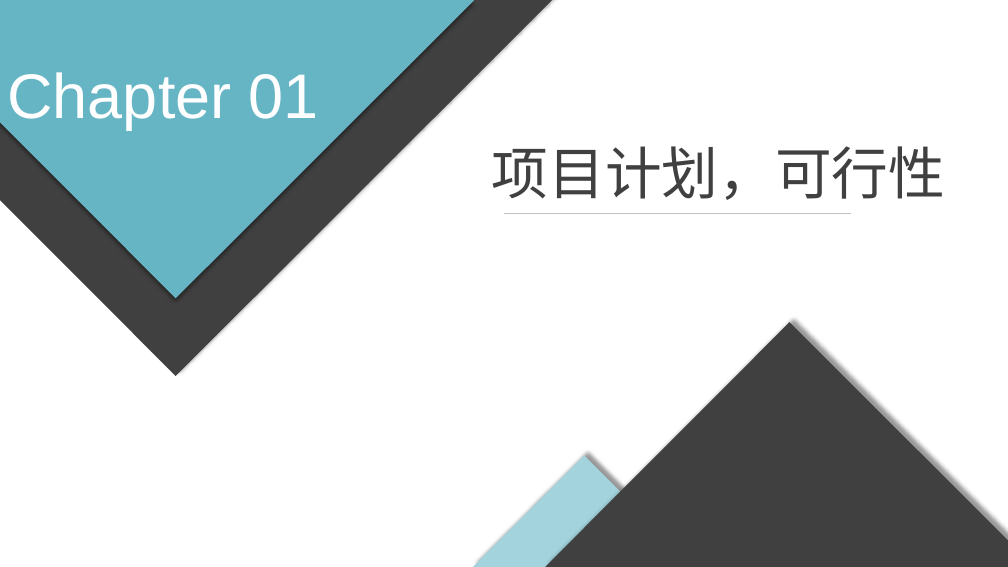
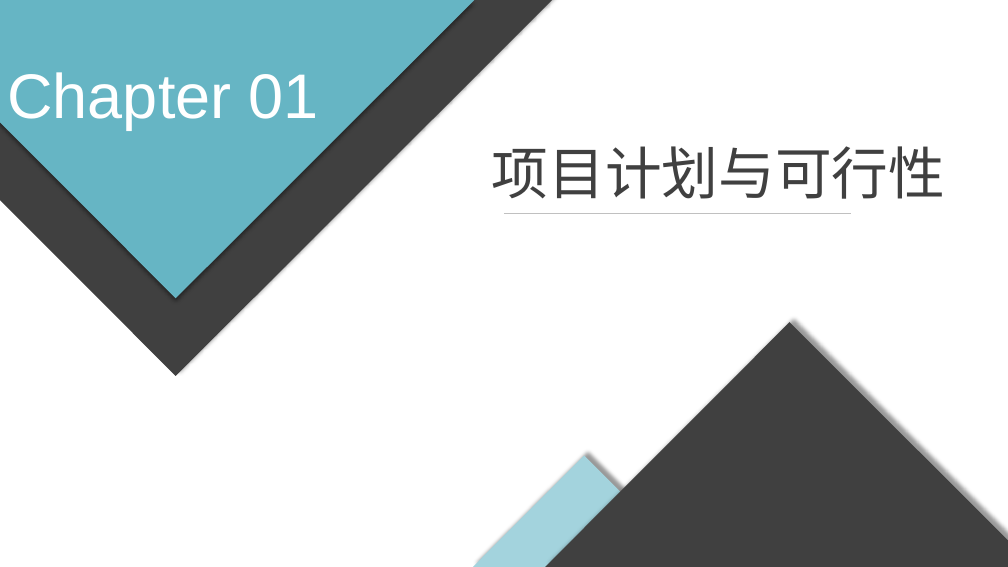
Before and after one commit to diligentsun/new-flappy-bird, a slide deck: slide 9 of 项目总结/项目总结.pptx. Drawn at 1008x567 pixels with LibreOffice and Linux fonts; fonts in the diff are those of the drawing. Boxes give left, top, right and bottom in pixels: in the first picture for what was removed or moved away, otherwise in the second. Text is boxed around its words. In the diff, an @@ line names an element or a change of style, - is before the commit and + after.

```diff
--- a/项目总结/项目总结.pptx
+++ b/项目总结/项目总结.pptx
@@ text at [492, 146, 946, 199]: text changed @@
-项目计划，可行性
+项目计划与可行性
```
Also in this commit, not shown: 4 other slides changed, 17 slides added, 1 slide removed, 5 other files.
